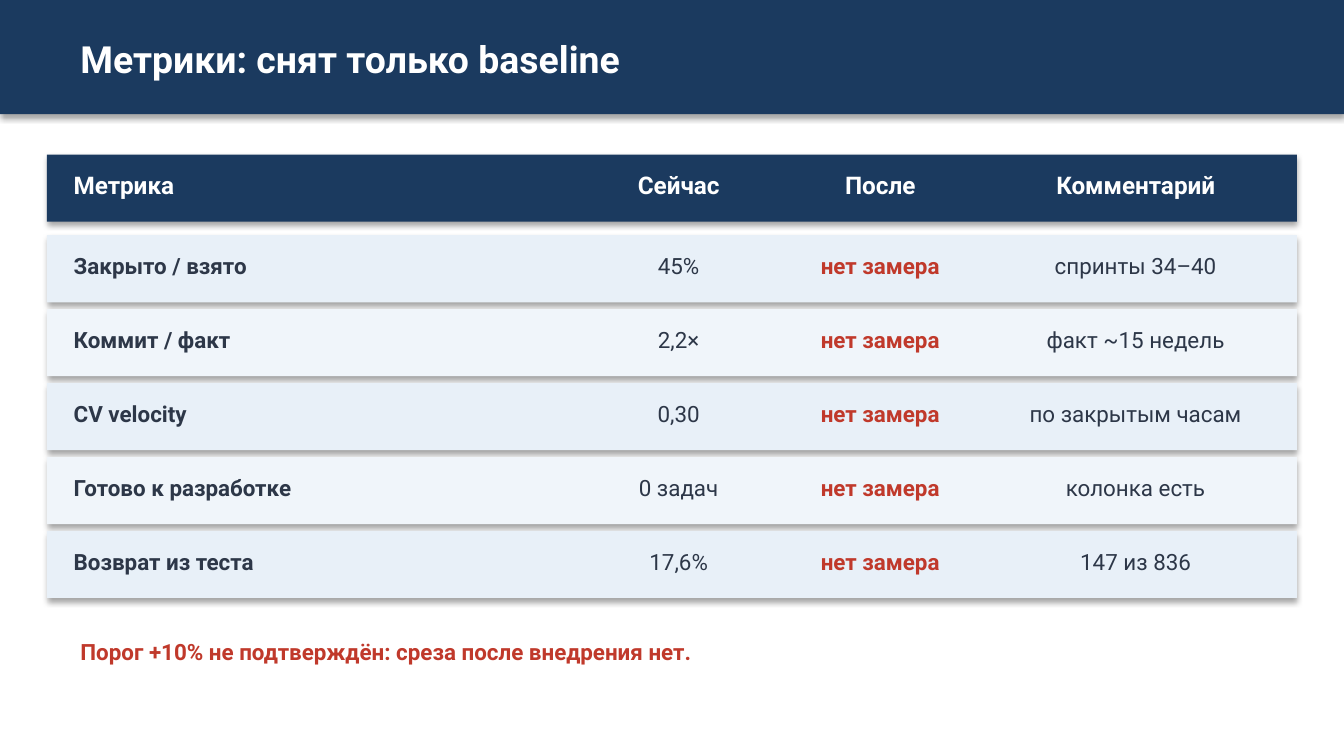
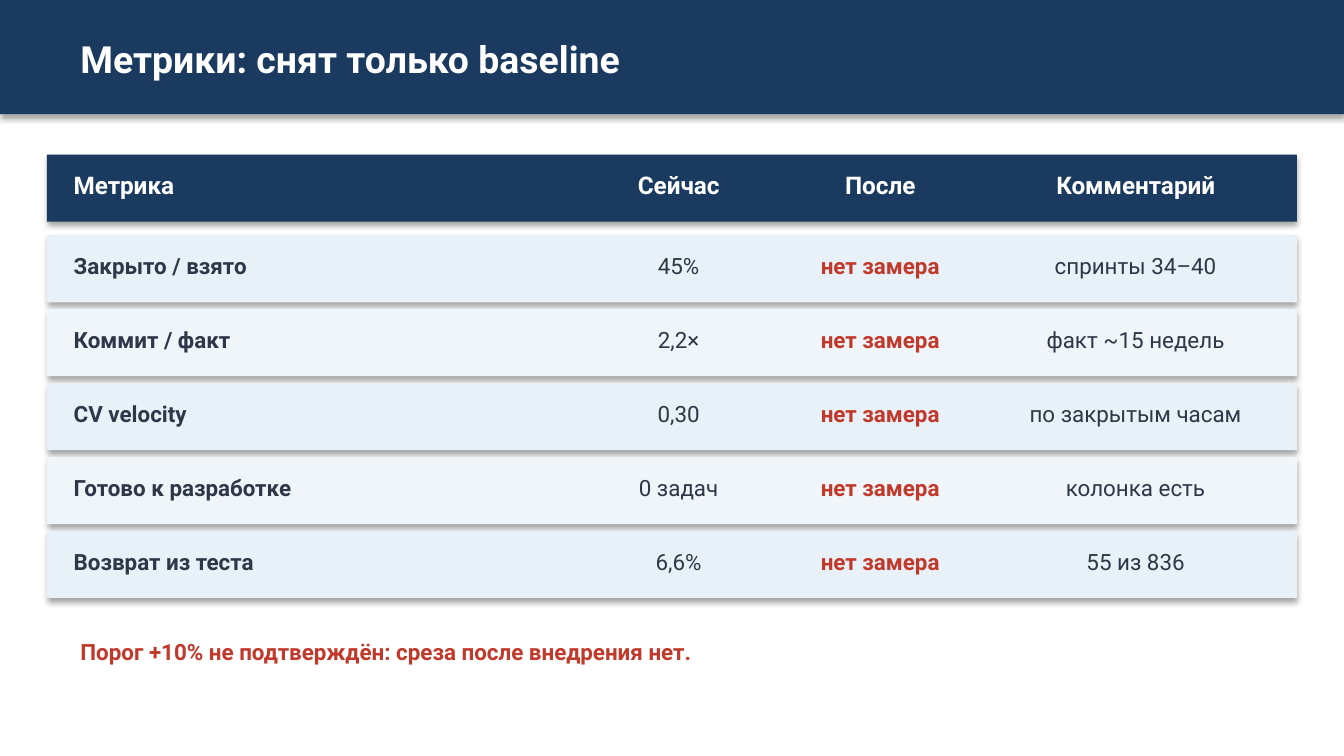
Before and after one commit to camelot270/otus_work, a slide deck: slide 15 of docs/Zashita_proekta_Skvoznoe_planirovanie.pptx. Drawn at 1344x756 pixels with LibreOffice and Linux fonts; fonts in the diff are those of the drawing. Boxes give left, top, right and bottom in pixels: in the first picture for what was removed or moved away, otherwise in the second. Text is boxed around its words. In the diff, an @@ line names an element or a change of style, - is before the commit and + after.

```diff
--- a/docs/Zashita_proekta_Skvoznoe_planirovanie.pptx
+++ b/docs/Zashita_proekta_Skvoznoe_planirovanie.pptx
@@ text at (656,554,702,573): text changed @@
-17,6%
+6,6%
@@ text at (1086,554,1185,570): text changed @@
-147 из 836
+55 из 836
```
Also in this commit, not shown: 3 other slides changed.
